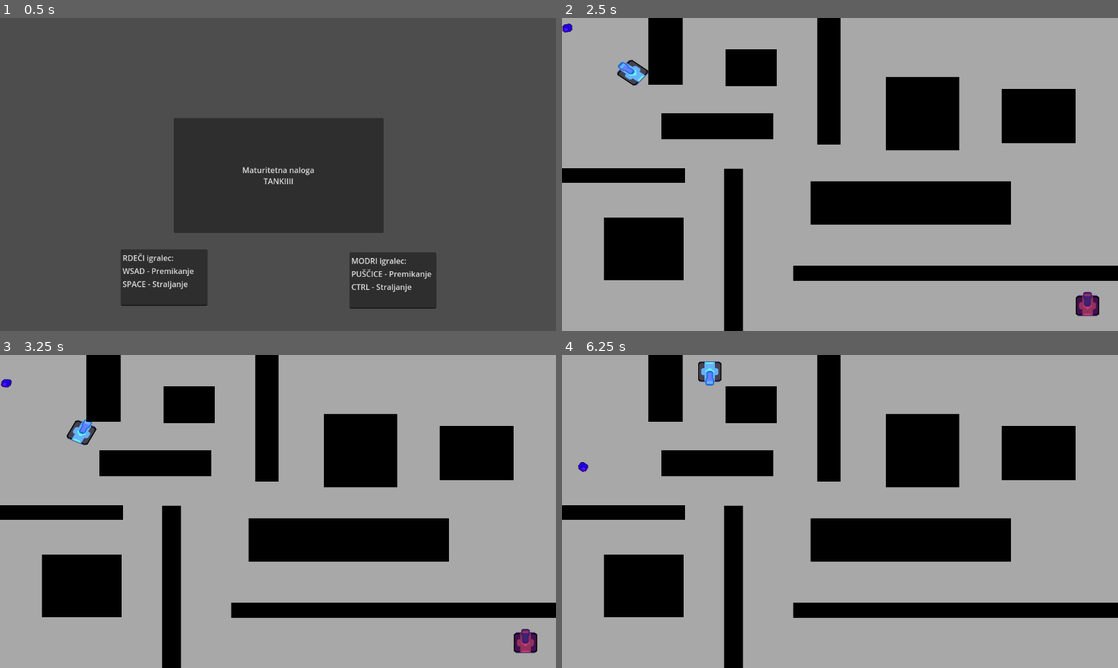
Above: before the commit, frames 1-4 (two rows, left to right).
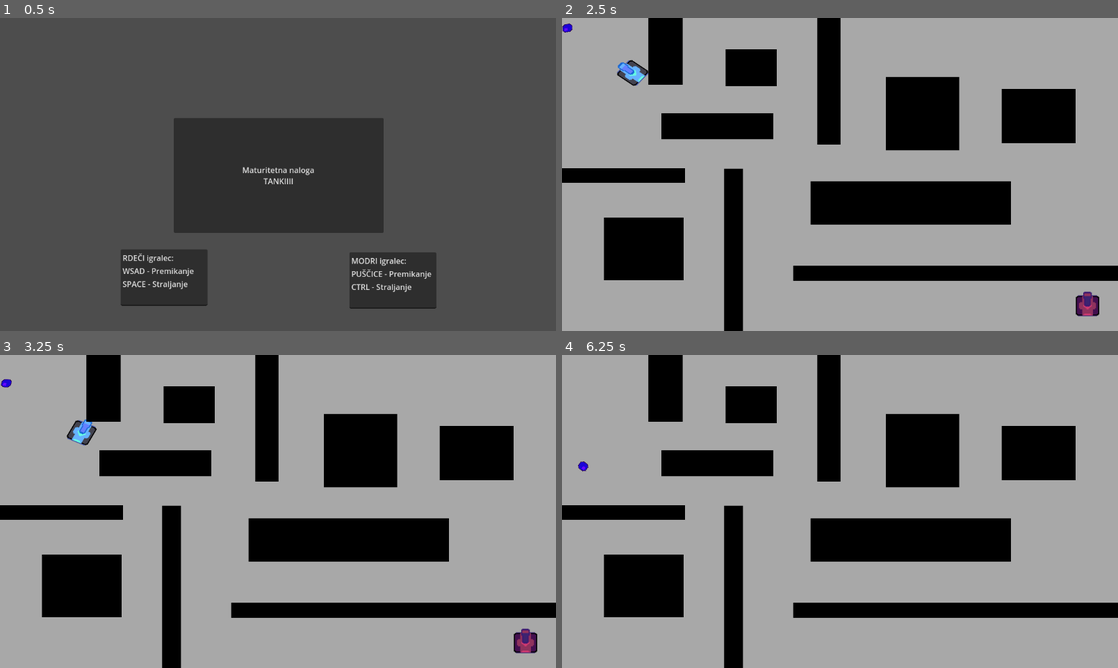
Above: after the commit, the same moments.

Repository: ThePotato-UI/m_naloga
Game: Godot game, scene res://Scene/glava.tscn
The game is run twice, just before and just after one commit, with the same random seed, the same clock (stepped at 60 frames per second) and the same inputs.
Inputs:
- Up to frame 1 (0.5 s): no input
- Up to frame 2 (2.5 s): click "Maturitetna naloga TANKIIII" at 0.5 s; tap Enter at 1.25 s; hold Right (RIGHT) 1.28-2.03 s; tap Ctrl (FIRE) at 1.35, 2.3 s; tap Space (SPACE) at 1.55, 2.1 s; hold Down (DOWN) from 2.03 s (still down)
- Up to frame 3 (3.25 s): release Down (DOWN) at 2.78 s; hold Right (RIGHT) from 2.78 s (still down); tap Ctrl (FIRE) at 2.85 s; tap Space (SPACE) at 3.05 s
- Up to frame 4 (6.25 s): release Right (RIGHT) at 3.53 s; hold Up (UP) 3.53-4.28 s; tap Space (SPACE) at 3.6, 4.55, 5.1, 6.05 s; tap Ctrl (FIRE) at 3.8, 4.35, 5.3, 5.85 s; hold Left (LEFT) 4.28-5.78 s; hold Down (DOWN) from 5.78 s (still down)

Frame 1 is identical in both runs. In frame 2, less than 0.1% of the frame differs, in the area x 9-97%, y 13-96%; in frame 3, less than 0.1%; in frame 4, 0.3%, in the area x 2-29%, y 2-38%.

Commit message:
1.5
delujoča igra - manjka UI

Diff:
--- a/Koda/Player1.gd
+++ b/Koda/Player1.gd
@@ -46,11 +46,3 @@
 	metekP.pos = $Node2D.global_position
 	metekP.rot = global_rotation
 	main.get_parent().add_child(metekP)
-
-
-#func _on_življenje_area_entered(area: Area2D) -> void:
-#	if area.is_in_group("METEK1"):
-#		GOTHIT = true
-#	if area.is_in_group("METEK2"):
-#		print("hit")
-#		GOTHIT = true
--- a/Koda/Respawn.gd
+++ b/Koda/Respawn.gd
@@ -1,9 +1,44 @@
 extends Node2D
+
+@onready var main = get_tree().get_root().get_node("Game")
+
+var Player_Red = preload("res://Scene/Igralec_1.tscn")
+var Player_Blue = preload("res://Scene/igralec_2.tscn")
+
+@onready var spawn_points = [
+	$Bottom_Right,
+	$Bottom_Left,
+	$Top_Right,
+	$Top_Left
+]
+
 
 func _physics_process(delta: float) -> void:
 	if Global.RED_HD:
 		print("Respawning RED!")
+		$RED_T.start()
 		Global.RED_HD = false
 	if Global.BLUE_HD:
 		print("Respawning BLUE!")
+		$BLUE_T.start()
 		Global.BLUE_HD = false
+
+func Respawn_RED():
+	var P_RED = Player_Red.instantiate()
+	var Spawn_R = spawn_points[randi() % spawn_points.size()]
+	P_RED.position = Spawn_R.position
+	main.get_parent().add_child(P_RED)
+
+func Respawn_BLUE():
+	var P_BLUE = Player_Blue.instantiate()
+	var Spawn_B = spawn_points[randi() % spawn_points.size()]
+	P_BLUE.position = Spawn_B.position
+	main.get_parent().add_child(P_BLUE)
+
+
+func _on_red_t_timeout() -> void:
+	Respawn_RED()
+
+
+func _on_blue_t_timeout() -> void:
+	Respawn_BLUE()
--- a/Scene/Igralec_1.tscn
+++ b/Scene/Igralec_1.tscn
@@ -4,10 +4,10 @@
 [ext_resource type="Texture2D" uid="uid://crqvnuhw3bcfn" path="res://Sprites/Tank1.png" id="2_8xmtc"]
 
 [sub_resource type="RectangleShape2D" id="RectangleShape2D_n555e"]
-size = Vector2(74.0003, 84)
+size = Vector2(60, 66.0002)
 
 [sub_resource type="RectangleShape2D" id="RectangleShape2D_0gipd"]
-size = Vector2(84, 74)
+size = Vector2(66, 60)
 
 [node name="Igralec" type="CharacterBody2D" groups=["igralec1"]]
 script = ExtResource("1_e0mj2")
@@ -16,11 +16,10 @@
 modulate = Color(1, 0.223529, 1, 1)
 position = Vector2(9.53674e-07, 0)
 rotation = 1.5708
-scale = Vector2(1.1709, 1.22445)
 texture = ExtResource("2_8xmtc")
 
 [node name="CollisionShape2D" type="CollisionShape2D" parent="."]
-position = Vector2(6.99986, -3)
+position = Vector2(6, -3.00012)
 rotation = 1.5708
 shape = SubResource("RectangleShape2D_n555e")
 
@@ -30,7 +29,7 @@
 [node name="Življenje" type="Area2D" parent="." groups=["Življenje 1"]]
 
 [node name="CollisionShape2D" type="CollisionShape2D" parent="Življenje"]
-position = Vector2(7, -3)
+position = Vector2(6, -3)
 shape = SubResource("RectangleShape2D_0gipd")
 
 [connection signal="area_entered" from="Življenje" to="." method="_on_življenje_area_entered"]
--- a/Scene/Respawn.tscn
+++ b/Scene/Respawn.tscn
@@ -4,3 +4,20 @@
 
 [node name="Respawn" type="Node2D"]
 script = ExtResource("1_0o34g")
+
+[node name="Bottom_Right" type="Node2D" parent="."]
+
+[node name="Bottom_Left" type="Node2D" parent="."]
+
+[node name="Top_Right" type="Node2D" parent="."]
+
+[node name="Top_Left" type="Node2D" parent="."]
+
+[node name="RED_T" type="Timer" parent="."]
+wait_time = 2.0
+
+[node name="BLUE_T" type="Timer" parent="."]
+wait_time = 2.0
+
+[connection signal="timeout" from="RED_T" to="." method="_on_red_t_timeout"]
+[connection signal="timeout" from="BLUE_T" to="." method="_on_blue_t_timeout"]
--- a/Scene/game.tscn
+++ b/Scene/game.tscn
@@ -119,13 +119,24 @@
 [node name="igralec2" parent="." instance=ExtResource("3_tyhq5")]
 position = Vector2(-686, -459)
 rotation = 1.5708
-scale = Vector2(0.992, 1)
 
 [node name="Igralec" parent="." instance=ExtResource("2_6qekt")]
 position = Vector2(703, 455)
 rotation = -1.5708
-scale = Vector2(0.806192, 0.854209)
 
 [node name="Respawn" parent="." instance=ExtResource("5_036ls")]
 
+[node name="Bottom_Right" parent="Respawn" index="0"]
+position = Vector2(702, 445)
+
+[node name="Bottom_Left" parent="Respawn" index="1"]
+position = Vector2(-711, 469)
+
+[node name="Top_Right" parent="Respawn" index="2"]
+position = Vector2(664, -423)
+
+[node name="Top_Left" parent="Respawn" index="3"]
+position = Vector2(-687, -457)
+
 [editable path="Igralec"]
+[editable path="Respawn"]
